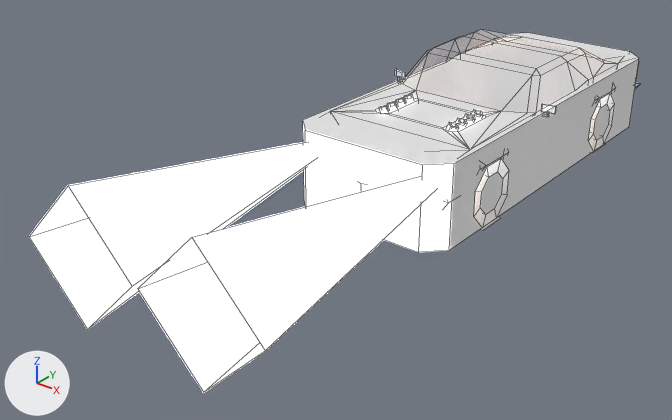
The FBX model Assets/FBX/Cars/Phantom/Phantom.fbx: old version first, new version second.
The view is the same before and after, from a 50 mm camera at (10.03, -18.09, 8.53) aimed at (-0.92, -4.41, 0.05). Arrows for +X, +Y and +Z are at lower left; the lights stay in place. Mesh edges are drawn as thin lines. Where no turn or scale is listed for an object, it has been applied to the vertices.

Names of what the first picture shows: 'phantom1', 'phantom_cldr'.
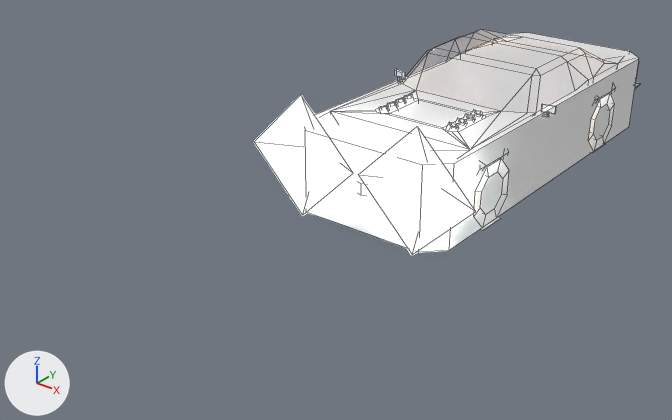
Where the change shows, as pixel boxes [x1, y1, x2, y2] in the pictures (672 x 420 px; the box of a moved part takes in the faces that stretch with it):
```json
{"object": "phantom1", "change": "reshaped", "before": [30, 94, 483, 392], "after": [255, 94, 483, 255]}
{"part": 1, "of": "me_cube", "change": "moved or reshaped", "before": [30, 142, 436, 392], "after": [255, 95, 476, 255]}
```

Scene script edits in JSON lines:
```json
{"block": "me_cube", "where": "me_cube.from_pydata(...)  # 635 vertices, 595 faces; spans x -2.7..2.7, y -10.4..4.6, z 0.0..2.6"}
{"block": "me_cube", "where": "# used by ob_phantom1; location = (0.0, 0.0, 0.0)"}
{"block": "me_cube", "where": "# before: 141 (0.1, -10.4, 1.3) at pixel (137, 288), 142 (1.4, -10.4, 2.6) at pixel (191, 237), 145 (1.4, -10.4, 0.0) at pixel (203, 392), 146 (2.7, -10.4, 1.3) at pixel (265, 350), 282 (-0.1, -10.4, 1.3) at pixel (132, 286)"}
{"block": "me_cube", "where": "# before: 283 (-1.4, -10.4, 2.6) at pixel (68, 185), 286 (-1.4, -10.4, 0.0) at pixel (87, 329), 287 (-2.7, -10.4, 1.3) at pixel (29, 236)"}
{"block": "me_cube", "change": "me_cube part 1"}
{"op": "add", "block": "me_cube", "code": "for i in [141, 142, 145, 146, 282, 283, 286, 287]: me_cube.vertices[i].co += Vector((0.0, 5.5, 0.0))"}
```
